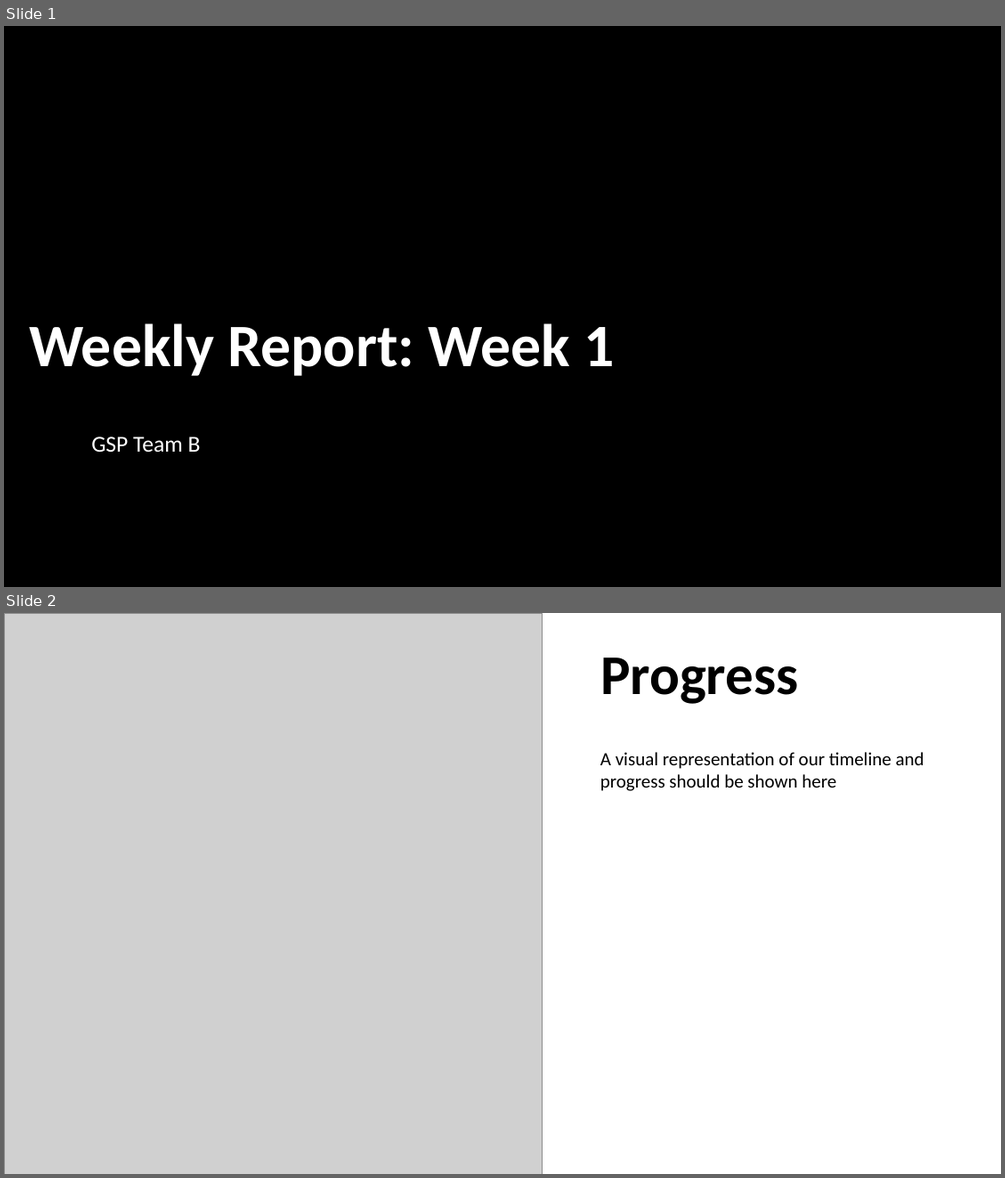
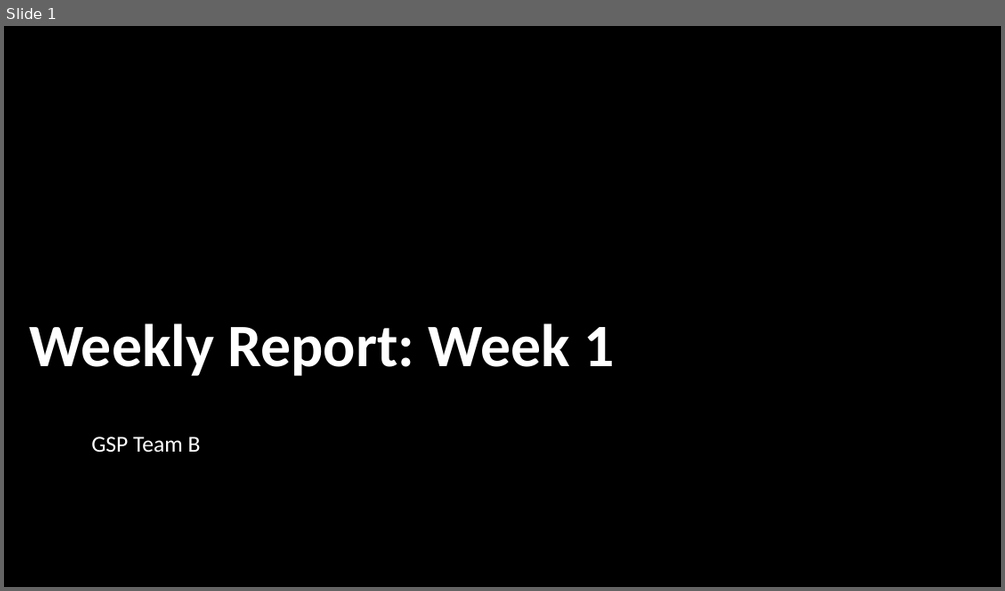
Before and after one commit to Toby-Withers/GSP-Team-B, a slide deck: Weekly Report 1.pptx. Shown one above the other, each under a label of ours: slides 1 and 2 before the commit, slide 1 after it. The pictures are 1005x1178 and 1005x591 pixels, drawn with LibreOffice and Linux fonts; fonts in the diff are those of the drawing; grey boxes stand for pictures; background and template pictures are left out. Boxes give left, top, right and bottom in pixels: in the first picture for what was removed or moved away, otherwise in the second. Text is boxed around its words. In the diff, an @@ line names an element or a change of style, - is before the commit and + after.

```diff
--- a/Weekly Report 1.pptx
+++ b/Weekly Report 1.pptx
@@ slide 2 removed at (x1=4, y1=613, x2=1001, y2=1174), background #FFFFFF @@
@@ picture removed at (x1=4, y1=613, x2=542, y2=1174) @@
@@ title removed at (x1=600, y1=657, x2=798, y2=704) @@
-Progress
@@ text removed at (x1=600, y1=752, x2=924, y2=791) @@
-A visual representation of our timeline and progress should be shown here
```
Also in this commit, not shown: 2 slides changed, 11 slides added, 4 other slides removed, 3 other files.
